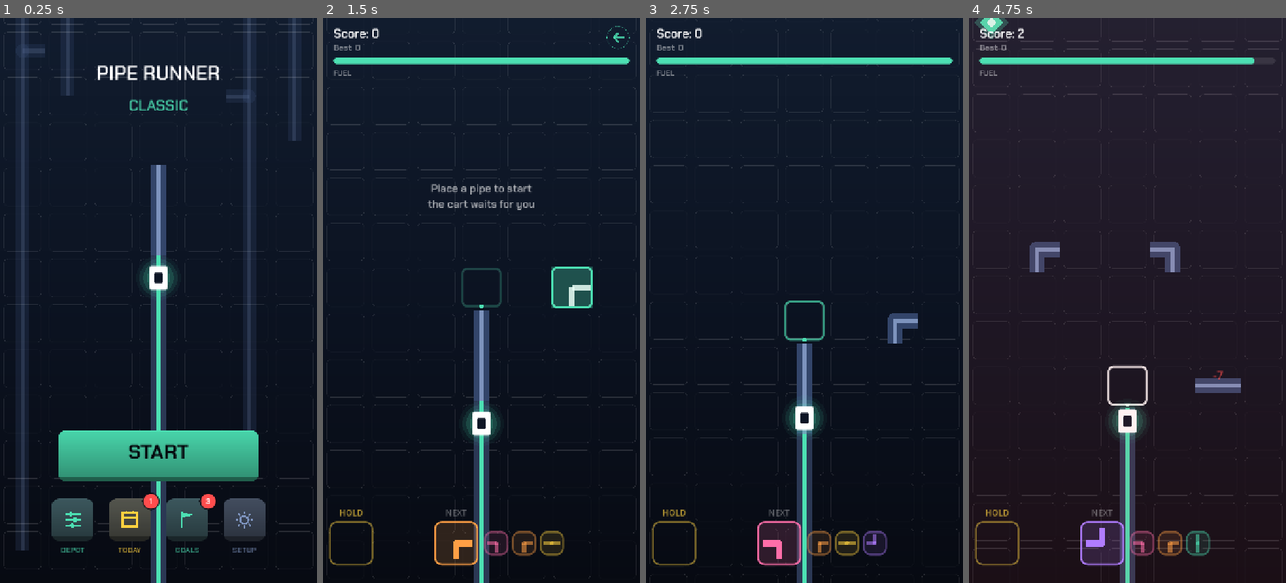
Above: before the commit, frames 1-4 (left to right).
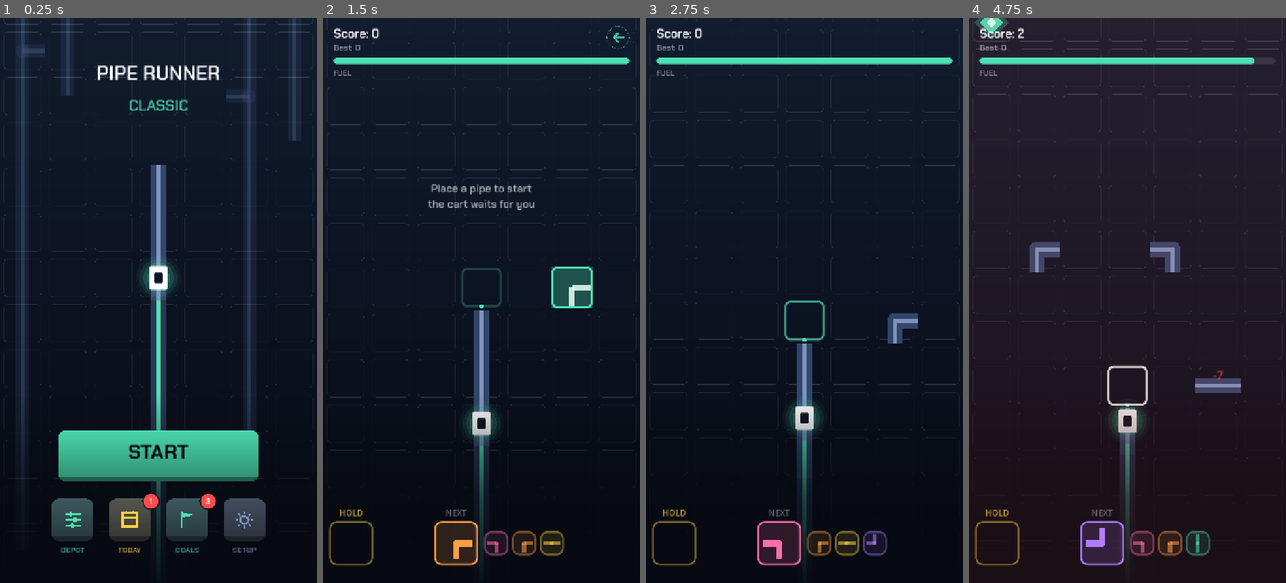
Above: after the commit, the same moments.

Repository: aznoran/piperunner
Game: Godot game, scene res://scenes/Main.tscn
Same seed, same stepped clock (60 frames per second), same inputs: the game is played once before the commit and once after it.
Inputs (mouse positions are in pixels of both pictures, inside the frame that each line leads up to):
- Up to frame 1 (0.25 s): no input
- Up to frame 2 (1.5 s): click "START" at 0.5 s; move the mouse to (551, 272) at 1.27 s; click (551, 272) at 1.42 s
- Up to frame 3 (2.75 s): drag from (741, 328) to (788, 413) at 2.02 s
- Up to frame 4 (4.75 s): move the mouse to (1159, 176) at 2.77 s; click (1159, 176) at 2.92 s; drag from (1111, 413) to (1032, 215) at 3.52 s; move the mouse to (1222, 385) at 4.27 s; click (1222, 385) at 4.42 s

The runs differ from the first frame. In frame 1, 1.3% of the frame differs, in the area x 1-99%, y 42-100%; in frame 2, 1.5%; in frame 3, 1.3%; in frame 4, 1.6%, in the area x 1-99%, y 69-100%.

Commit message:
Fill the pipe to the cart, fog the bottom, and let the camera actually return
Three fixes, one of which was a real bug.

The camera was never ticked in the menu state — only in play and on death.
So the pull-back on leaving a run animated its anchor while nothing read it,
and the view stayed at the playing framing. The menu now updates the camera
like every other state, which is what makes the return read correctly.

The flooded colour filled the cart's whole cell the moment it entered, so the
track lit up slightly ahead of the cart. That cell is now drawn on the
per-frame layer instead: laid down unflooded, then filled from the side the
cart entered as far as it has actually travelled. The green now ends at the
cart.

And a haze along the bottom of the screen, so the track behind the cart sinks
out of sight rather than running under the buttons at full strength.

Co-Authored-By: Claude Opus 5 (1M context) <noreply@anthropic.com>
Claude-Session: https://claude.ai/code/session_01CFYbRtdtb1UhkaJakFte7B

Diff:
--- a/scenes/Main.tscn
+++ b/scenes/Main.tscn
@@ -70,6 +70,18 @@
 mouse_filter = 2
 color = Color(1, 0.301961, 0.301961, 0)
 
+[node name="Fog" type="TextureRect" parent="ScreenFx"]
+anchors_preset = 12
+anchor_top = 1.0
+anchor_right = 1.0
+anchor_bottom = 1.0
+offset_top = -430.0
+grow_horizontal = 2
+grow_vertical = 0
+mouse_filter = 2
+expand_mode = 1
+stretch_mode = 0
+
 [node name="Danger" type="ColorRect" parent="ScreenFx"]
 anchors_preset = 15
 anchor_right = 1.0
--- a/scripts/board.gd
+++ b/scripts/board.gd
@@ -63,6 +63,14 @@
 ## the distance that reaches it.
 var ghost_row: int = 0
 var ghost_visible: bool = false
+
+## The cell the cart is inside, how far through it, and which side it entered
+## by. The flooded colour stops at the cart instead of filling the cell ahead
+## of it, which otherwise reads as the track lighting up before the cart gets
+## there.
+var cart_fill_cell := Vector2i(-9999, -9999)
+var cart_fill: float = 0.0
+var cart_fill_entry: int = PipeDefs.Side.D
 
 ## Cell the cart currently occupies — nothing may be dropped on it.
 var cart_cell := NO_CELL
@@ -265,6 +273,21 @@
 
 func set_cart_cell(cell: Vector2i) -> void:
 	cart_cell = cell
+
+
+## Called every frame while a run is live.
+func set_cart_fill(cell: Vector2i, progress: float, entry: int) -> void:
+	if cart_fill_cell != cell:
+		_terrain_dirty = true  # the cell it left must be redrawn as full
+	cart_fill_cell = cell
+	cart_fill = clampf(progress, 0.0, 1.0)
+	cart_fill_entry = entry
+
+
+func clear_cart_fill() -> void:
+	if cart_fill_cell != NO_CELL:
+		_terrain_dirty = true
+	cart_fill_cell = NO_CELL
 
 
 func set_cart_incoming(cell: Vector2i) -> void:
@@ -409,6 +432,8 @@
 	for cell: Vector2i in pipes:
 		if cell.y < row_min or cell.y > row_max:
 			continue
+		if cell == cart_fill_cell:
+			continue  # drawn on the live layer, filled up to the cart
 		var pipe: PipeCell = pipes[cell]
 		_draw_pipe(ci, cell_to_world(cell), pipe.type, pipe.flooded, 1.0)
 
@@ -456,6 +481,8 @@
 			if cell.y < _drawn_row_min or cell.y > _drawn_row_max:
 				continue
 			_draw_crystal(ci, cell)
+
+	_draw_cart_cell(ci)
 
 	if _ghost_visible:
 		_draw_ghost(ci)
@@ -529,6 +556,35 @@
 	ci.draw_set_transform(Vector2.ZERO, 0.0, Vector2.ONE)
 
 
+## The cell the cart is in: laid down unflooded, then filled with the used
+## colour from the side it entered as far as the cart has actually travelled.
+func _draw_cart_cell(ci: CanvasItem) -> void:
+	var pipe: PipeCell = pipes.get(cart_fill_cell)
+	if pipe == null:
+		return
+	var centre := cell_to_world(cart_fill_cell)
+	_draw_pipe(ci, centre, pipe.type, false, 1.0)
+
+	var exit: int = PipeDefs.exit_side(pipe.type, cart_fill_entry)
+	if exit == PipeDefs.NO_EXIT:
+		return
+
+	var reach := cell_size * 0.5
+	var in_step: Vector2i = PipeDefs.DIR[cart_fill_entry]
+	var out_step: Vector2i = PipeDefs.DIR[exit]
+	var mouth := centre + Vector2(in_step.x, -in_step.y) * reach
+	var throat := centre + Vector2(out_step.x, -out_step.y) * reach
+	var width := cell_size * 0.09
+	var used: Color = _skin.pipe_core_used
+
+	if cart_fill <= 0.5:
+		ci.draw_line(mouth, mouth.lerp(centre, cart_fill * 2.0), used, width)
+		return
+	ci.draw_line(mouth, centre, used, width)
+	ci.draw_circle(centre, width * 0.5, used)
+	ci.draw_line(centre, centre.lerp(throat, (cart_fill - 0.5) * 2.0), used, width)
+
+
 func _draw_ghost(ci: CanvasItem) -> void:
 	var ok := can_place(_ghost_cell)
 	var tint: Color = _skin.ghost_ok if ok else _skin.ghost_bad
--- a/scripts/main.gd
+++ b/scripts/main.gd
@@ -189,6 +189,7 @@
 	_board.flood(Vector2i(start_col, 0))
 	_board.set_cart_cell(_cart.cell())
 	_board.set_cart_incoming(Board.NO_CELL)
+	_board.set_cart_fill(_cart.cell(), 0.0, _cart.entry)
 	_route_clear()
 
 
@@ -267,6 +268,7 @@
 
 	_board.show_record(GameState.best_distance)
 
+	_board.set_cart_fill(_cart.cell(), 0.0, _cart.entry)
 	_fx.clear()
 	_screen_fx.clear()
 	_snap_camera()
@@ -351,6 +353,8 @@
 	match state:
 		State.PLAYING:
 			_run_frame(delta)
+		State.MENU:
+			_update_camera(delta)
 		State.DEAD:
 			_update_camera(delta)
 			if _death_pause > 0.0:
@@ -377,6 +381,7 @@
 			_mode_banner.visible = false
 
 	_board.set_cart_incoming(_cart.incoming_cell(balance.place_lockout_progress))
+	_board.set_cart_fill(_cart.cell(), _cart.t, _cart.entry)
 	_update_camera(delta)
 	_update_frontier()
 
--- a/scripts/screen_fx.gd
+++ b/scripts/screen_fx.gd
@@ -8,6 +8,7 @@
 @onready var _flash: ColorRect = $Flash
 @onready var _low_fuel: ColorRect = $LowFuel
 @onready var _danger: ColorRect = $Danger
+@onready var _fog: TextureRect = $Fog
 
 ## Set by Main: fuel below a quarter of a tank.
 var _skin: LocationSkin
@@ -29,6 +30,20 @@
 ## Repaints with a new location skin.
 func set_skin(skin: LocationSkin) -> void:
 	_skin = skin
+	# Haze along the bottom, so the track behind the cart sinks out of sight
+	# instead of running under the buttons at full strength.
+	var gradient := Gradient.new()
+	gradient.offsets = PackedFloat32Array([0.0, 0.55, 1.0])
+	gradient.colors = PackedColorArray([
+		Color(skin.bg_bottom, 0.0),
+		Color(skin.bg_bottom, 0.72),
+		Color(skin.bg_bottom, 0.97)])
+	var ramp := GradientTexture2D.new()
+	ramp.gradient = gradient
+	ramp.width = 4
+	ramp.height = 512
+	ramp.fill_to = Vector2(0.0, 1.0)
+	_fog.texture = ramp
 	_flash.color = Color(_skin.accent, _flash.color.a)
 	_low_fuel.color = Color(_skin.danger, _low_fuel.color.a)
 	_danger.color = Color(_skin.danger, _danger.color.a)
